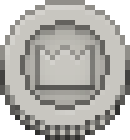
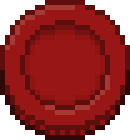
Before/after of a 130px x 140px layered artwork. What changed in the layer stack:
removed layer "Layer 23" over [35, 45, 95, 95]
removed layer "Layer 12" (was 21%) over [5, 5, 120, 115]
removed layer "Layer 11" (was 24%) over [25, 25, 105, 105]
removed layer "Layer 9" over [5, 5, 125, 125]
removed layer "Layer 7" (was 49%) over [20, 20, 110, 110]
added group "Group 1" (1st of 2) with 5 layers above "Group 1" over [0, 0, 130, 140]
added layer "Layer 30" (17%) in group "Group 1" over [5, 5, 110, 115]
added layer "Layer 29" (38%) in group "Group 1" over [0, 0, 130, 135]
added layer "Layer 28" (24%) in group "Group 1" over [30, 25, 100, 45]
added layer "Layer 27" (68%) in group "Group 1" over [0, 70, 130, 140]
added layer "Layer 26" (7%) in group "Group 1" over [20, 30, 115, 135]
"Layer 5": opacity 25% → 38%, moved it into group "Group 1", painted on it over [0, 0, 130, 135]
"Layer 6": opacity 54% → 68%, moved it into group "Group 1" over [0, 70, 130, 140]
removed layer "Layer 14" (was 17%) over [25, 25, 105, 60]
removed layer "Layer 13" (was 46%) over [15, 100, 120, 140]
"Layer 4": opacity 26% → 7%, moved it into group "Group 1", painted on it over [0, 0, 130, 135]
showed "Layer 17" over [0, 0, 130, 140]
removed layer "Layer 19" over [0, 0, 130, 140]
showed "Layer 22" over [0, 0, 130, 140]
